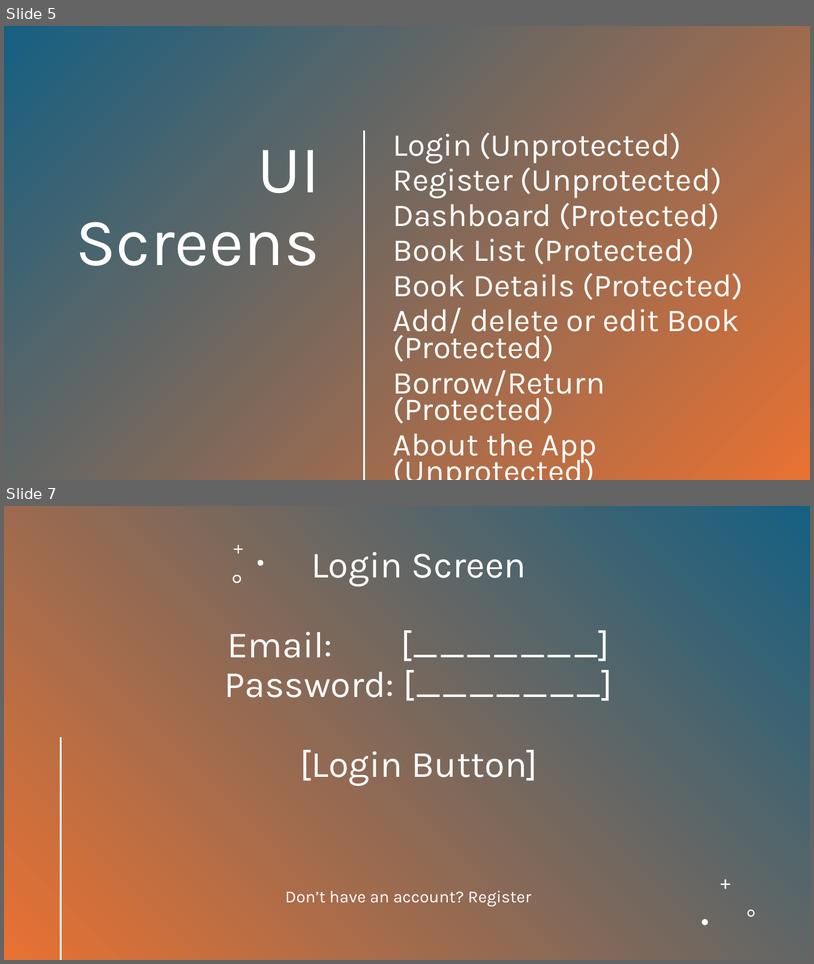
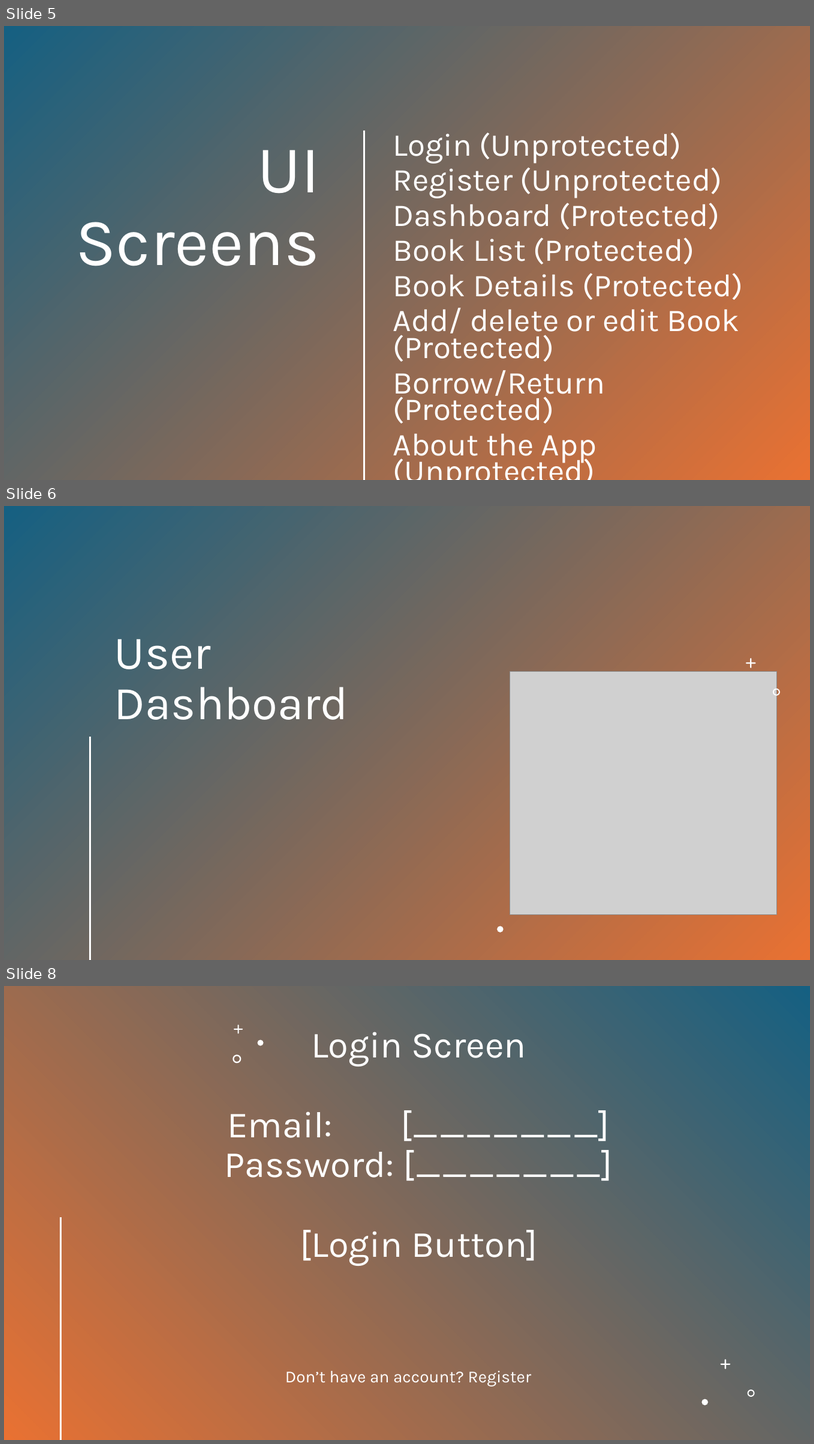
Before and after one commit to samj296/book-library-app, a slide deck: book-library-app.pptx. Shown one above the other, each under a label of ours: slides 5 and 7 before the commit, slides 5, 6 and 8 after it; the slides between them are not shown. The pictures are 814x964 and 814x1444 pixels, drawn with LibreOffice and Linux fonts; fonts in the diff are those of the drawing; grey boxes stand for pictures. Boxes give left, top, right and bottom in pixels: in the first picture for what was removed or moved away, otherwise in the second. Text is boxed around its words. In the diff, an @@ line names an element or a change of style, - is before the commit and + after.

```diff
--- a/book-library-app.pptx
+++ b/book-library-app.pptx
@@ slide 6 added at (x1=4, y1=506, x2=810, y2=960), background #FFFFFF @@
@@ rectangle added at (x1=4, y1=506, x2=810, y2=960), fill gradient #156082 to #E97132 @@
@@ text added at (x1=114, y1=639, x2=348, y2=720), 56 pt, text #FFFFFF @@
+User Dashboard
@@ freeform shape added at (x1=746, y1=658, x2=756, y2=668), fill #FFFFFF @@
@@ picture added at (x1=510, y1=672, x2=778, y2=915) @@
@@ freeform shape added at (x1=773, y1=688, x2=781, y2=696), fill #FFFFFF @@
@@ line added from (90, 737) to (90, 959), #FFFFFF 2 pt @@
@@ freeform shape added at (x1=498, y1=926, x2=504, y2=932), fill #FFFFFF @@
@@ what was slide 7 is now slide 8 @@
```
Also in this commit, not shown: 1 slide changed, 1 other slide added, 1 slide removed, 6 other files.
